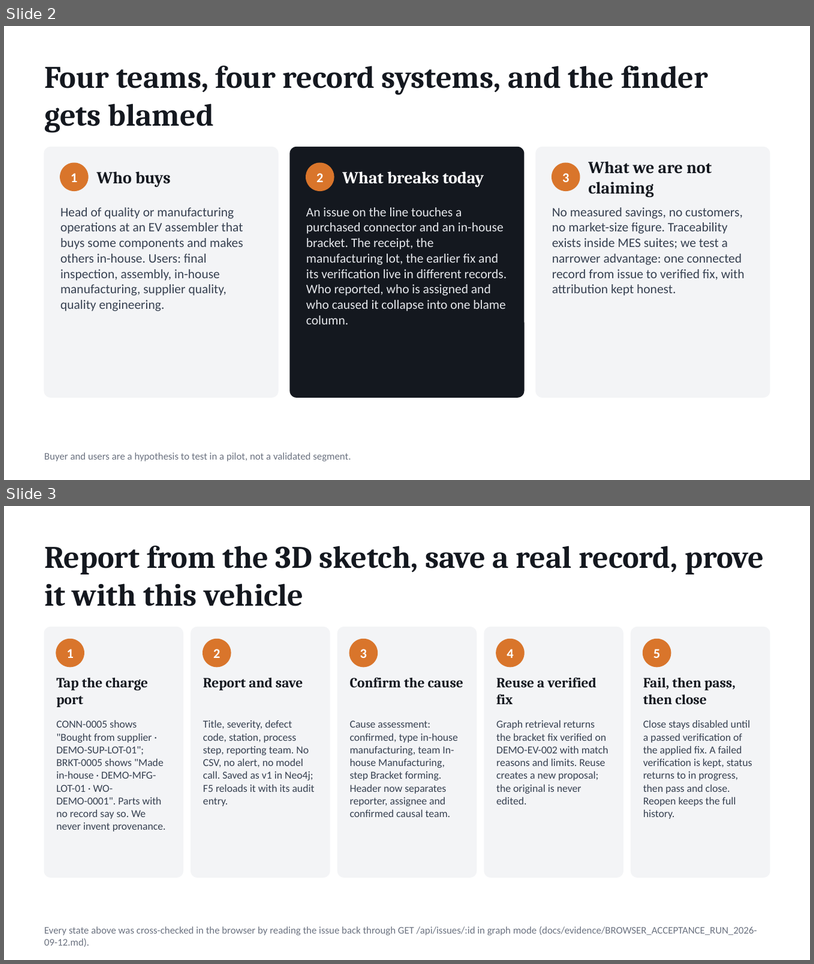
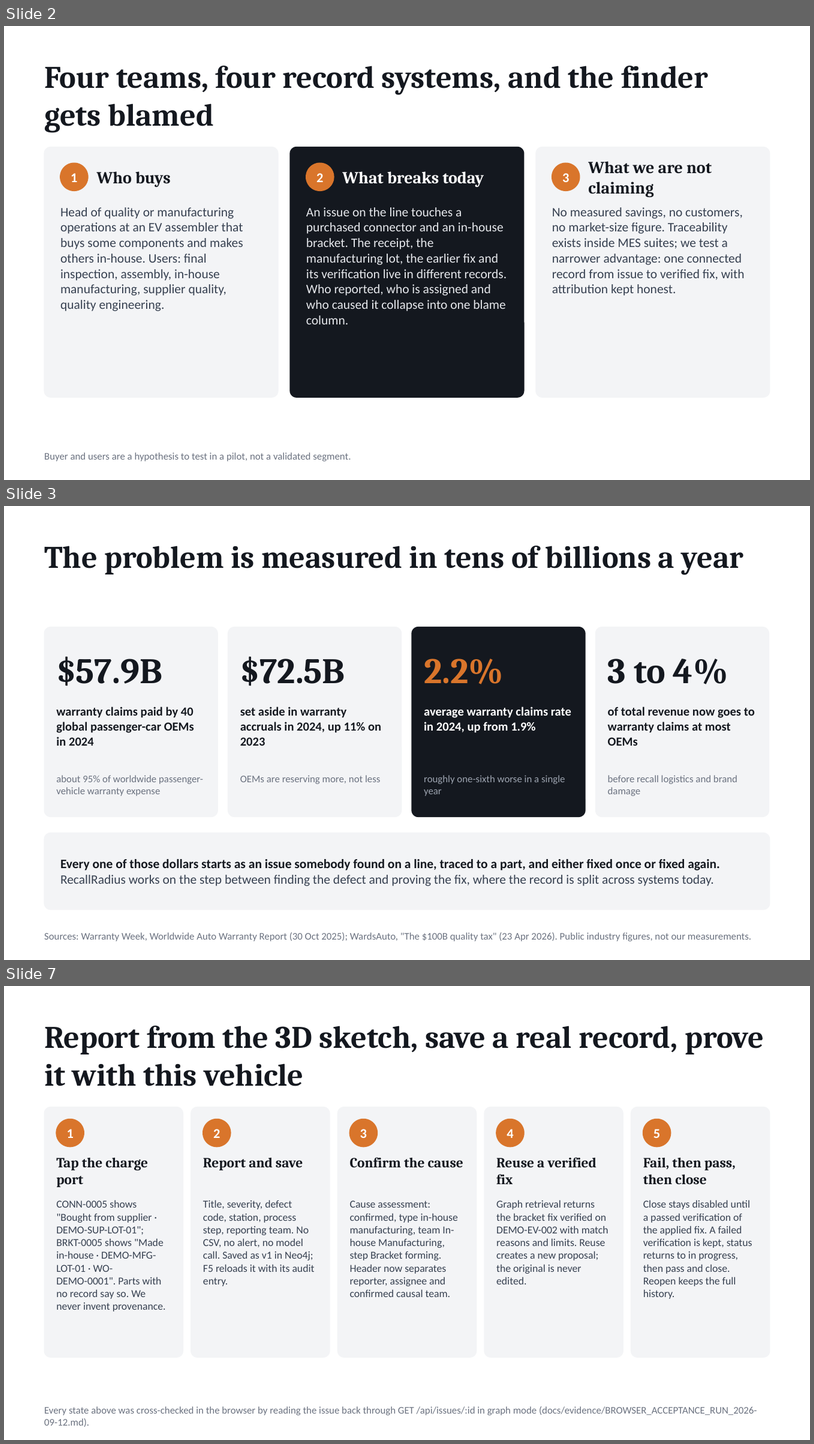
Before and after one commit to zubair480/belle-hackathon, a slide deck: docs/pitch/RecallRadius_Judge_Deck.pptx. Shown one above the other, each under a label of ours: slides 2 and 3 before the commit, slides 2, 3 and 7 after it; the slides between them are not shown. The pictures are 814x964 and 814x1444 pixels, drawn with LibreOffice and Linux fonts; fonts in the diff are those of the drawing. Boxes give left, top, right and bottom in pixels: in the first picture for what was removed or moved away, otherwise in the second. Text is boxed around its words. In the diff, an @@ line names an element or a change of style, - is before the commit and + after.

```diff
--- a/docs/pitch/RecallRadius_Judge_Deck.pptx
+++ b/docs/pitch/RecallRadius_Judge_Deck.pptx
@@ slide 3 added at (x1=4, y1=506, x2=810, y2=960), background #FFFFFF @@
@@ text added at (x1=44, y1=546, x2=744, y2=574), 28 pt, text #14181F, bold @@
+The problem is measured in tens of billions a year
@@ rounded rectangle added at (x1=44, y1=627, x2=218, y2=816), fill #F3F4F6, outline #F3F4F6 0.75 pt @@
@@ rounded rectangle added at (x1=228, y1=627, x2=402, y2=816), fill #F3F4F6, outline #F3F4F6 0.75 pt @@
@@ rounded rectangle added at (x1=412, y1=627, x2=585, y2=816), fill #14181F, outline #14181F 0.75 pt @@
@@ rounded rectangle added at (x1=596, y1=627, x2=769, y2=816), fill #F3F4F6, outline #F3F4F6 0.75 pt @@
@@ text added at (x1=56, y1=656, x2=162, y2=686), 32 pt, text #14181F, bold @@
+$57.9B
@@ text added at (x1=240, y1=656, x2=345, y2=686), 32 pt, text #14181F, bold @@
+$72.5B
@@ text added at (x1=424, y1=658, x2=504, y2=684), 32 pt, text #D9752B, bold @@
+2.2%
@@ text added at (x1=608, y1=658, x2=728, y2=684), 32 pt, text #14181F, bold @@
+3 to 4%
@@ text added at (x1=56, y1=706, x2=194, y2=745), 11 pt, text #14181F, bold @@
+warranty claims paid by 40 global passenger-car OEMs in 2024
@@ text added at (x1=240, y1=706, x2=381, y2=745), 11 pt, text #14181F, bold @@
+set aside in warranty accruals in 2024, up 11% on 2023
@@ text added at (x1=424, y1=706, x2=572, y2=733), 11 pt, text #FFFFFF, bold @@
+average warranty claims rate in 2024, up from 1.9%
@@ text added at (x1=608, y1=706, x2=755, y2=745), 11 pt, text #14181F, bold @@
+of total revenue now goes to warranty claims at most OEMs
@@ text added at (x1=56, y1=775, x2=203, y2=796), 9 pt, text #6B7280 @@
+about 95% of worldwide passenger-vehicle warranty expense
@@ text added at (x1=240, y1=775, x2=380, y2=784), 9 pt, text #6B7280 @@
+OEMs are reserving more, not less
@@ text added at (x1=424, y1=775, x2=565, y2=796), 9 pt, text #9CA3AF @@
+roughly one-sixth worse in a single year
@@ text added at (x1=608, y1=775, x2=738, y2=796), 9 pt, text #6B7280 @@
+before recall logistics and brand damage
@@ rounded rectangle added at (x1=44, y1=832, x2=770, y2=909), fill #F3F4F6, outline #F3F4F6 0.75 pt @@
@@ text added at (x1=60, y1=859, x2=720, y2=886), 11.5 pt, text #374151 @@
+Every one of those dollars starts as an issue somebody found on a line, traced to a part, and either fixed once or fixed again. RecallRadius works on the step between finding the defect and proving the fix, where the record is split across systems today.
@@ text added at (x1=44, y1=932, x2=752, y2=941), 9 pt, text #6B7280 @@
+Sources: Warranty Week, Worldwide Auto Warranty Report (30 Oct 2025); WardsAuto, "The $100B quality tax" (23 Apr 2026). Public industry figures, not our measurements.
@@ what was slide 3 is now slide 7 @@
```
Also in this commit, not shown: 3 other slides added, 10 other files.
